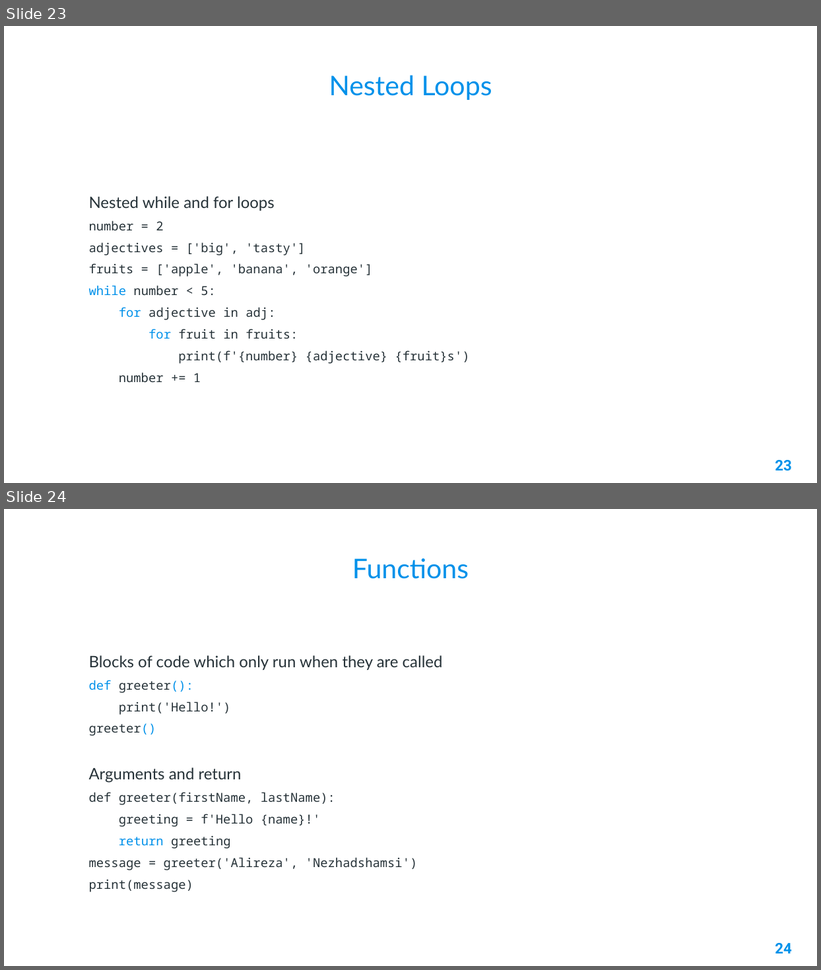
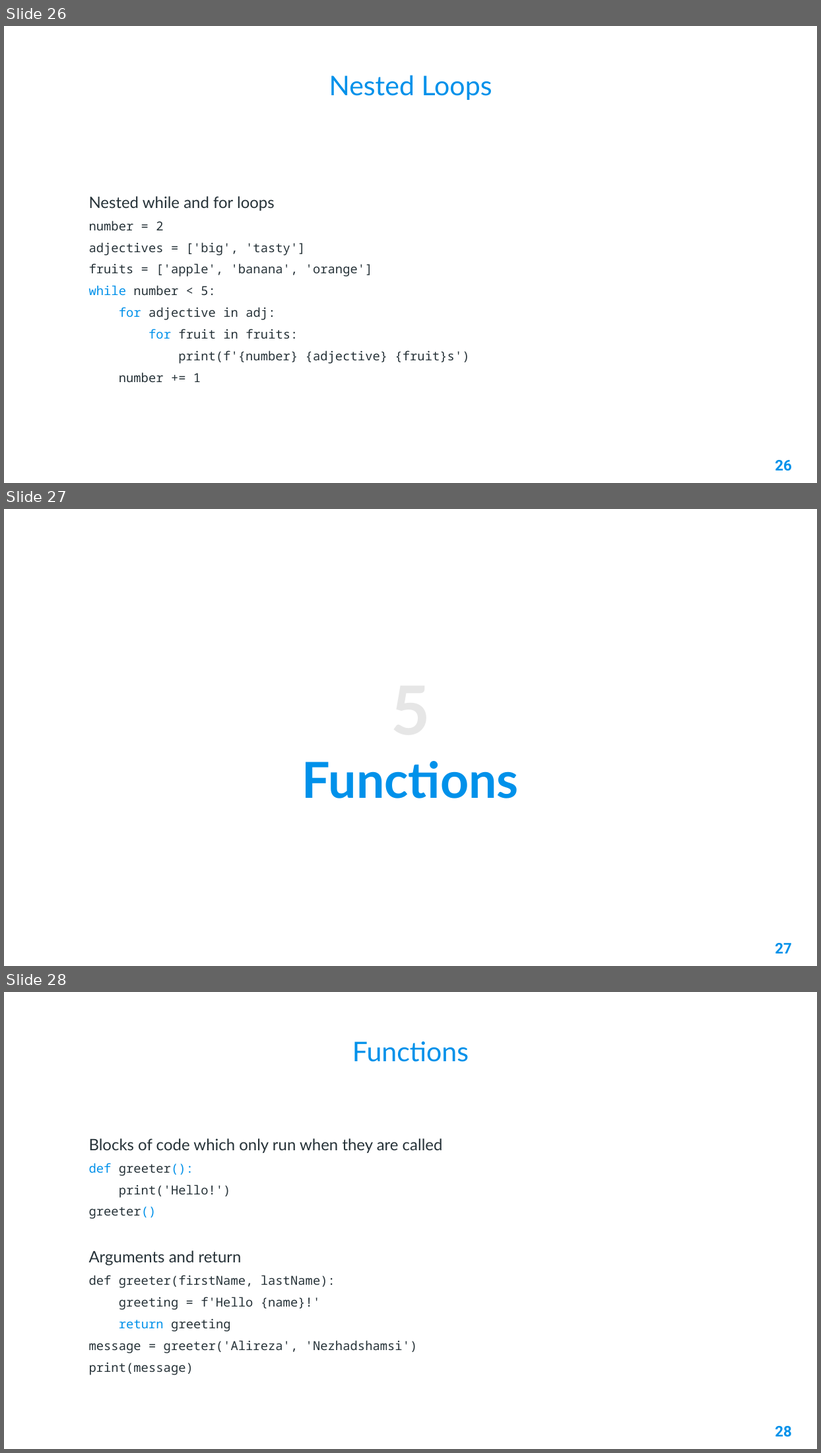
Before and after one commit to AleeRezaa/learn-python, a slide deck: 2 Python Basics.pptx. Shown one above the other, each under a label of ours: slides 23 and 24 before the commit, slides 26, 27 and 28 after it. The pictures are 821x970 and 821x1453 pixels, drawn with LibreOffice and Linux fonts; fonts in the diff are those of the drawing; background and template pictures are left out. Boxes give left, top, right and bottom in pixels: in the first picture for what was removed or moved away, otherwise in the second. Text is boxed around its words. In the diff, an @@ line names an element or a change of style, - is before the commit and + after.

```diff
--- a/2 Python Basics.pptx
+++ b/2 Python Basics.pptx
@@ slide 27 added at box(4, 509, 817, 966), background picture (left out) @@
@@ title added at box(302, 761, 519, 799), 44 pt, text #0091EA, bold @@
+5
+Functions
@@ page number added at box(775, 943, 791, 954), 13 pt, text #0091EA, bold @@
+27
@@ what was slide 23 is now slide 26 @@
@@ page number at box(775, 460, 791, 472): text changed @@
-23
+26
@@ what was slide 24 is now slide 28 @@
@@ page number at box(775, 1426, 791, 1438): text changed @@
-24
+28
```
Also in this commit, not shown: 2 slides changed, 4 other slides added.
